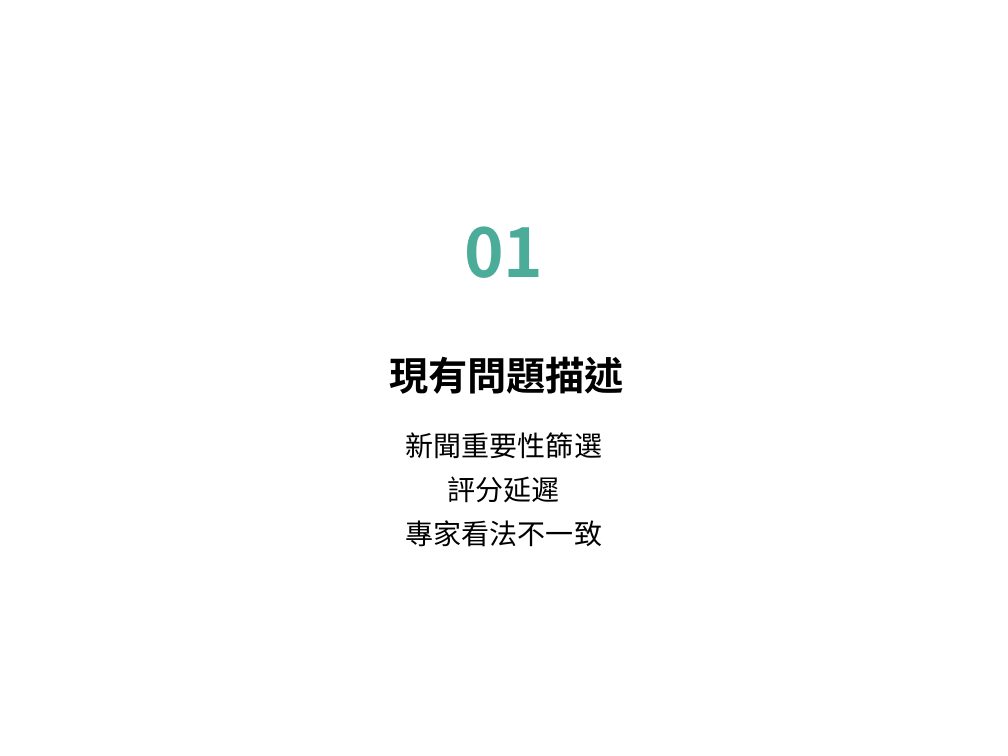
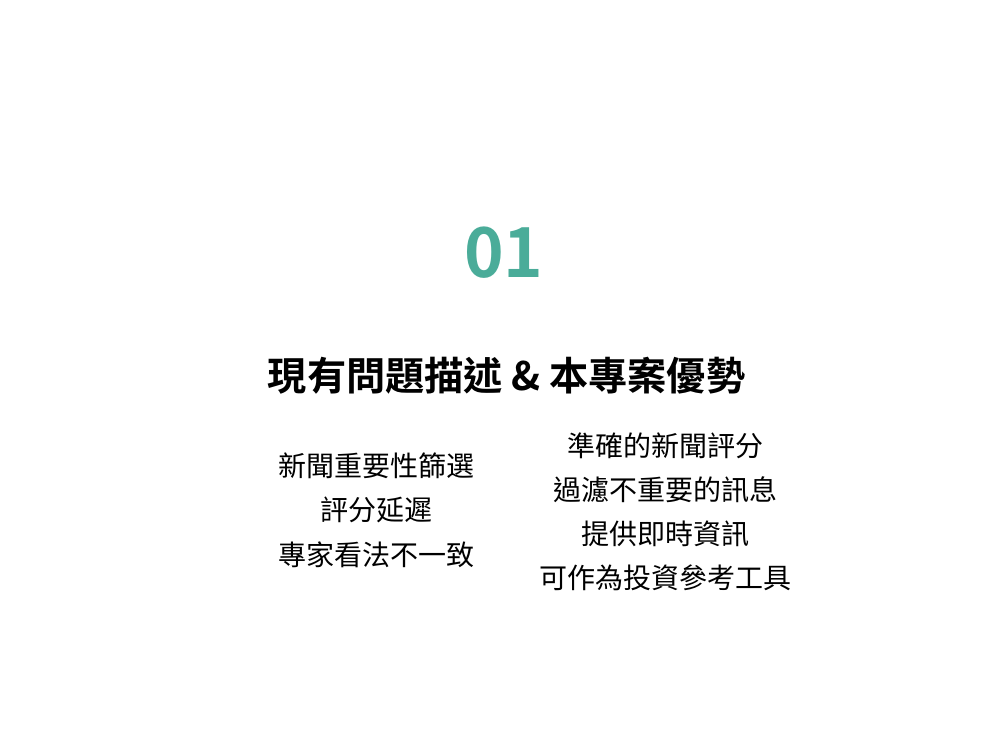
Before and after one commit to p314008dsa/Text-mining, a slide deck: slide 3 of 報告擋/Fintech.pptx. Drawn at 1008x756 pixels with LibreOffice and Linux fonts; fonts in the diff are those of the drawing. Boxes give left, top, right and bottom in pixels: in the first picture for what was removed or moved away, otherwise in the second. Text is boxed around its words. In the diff, an @@ line names an element or a change of style, - is before the commit and + after.

```diff
--- a/報告擋/Fintech.pptx
+++ b/報告擋/Fintech.pptx
@@ text at box(268, 356, 746, 394): text changed @@
-現有問題描述
+現有問題描述 & 本專案優勢
@@ text "新聞重要性篩選": place and size @@
-text "新聞重要性篩選" at box(406, 432, 602, 547)
+text "新聞重要性篩選" at box(279, 452, 475, 568)
@@ text added at box(539, 432, 791, 591), 20 pt, text #000000 @@
+準確的新聞評分
+過濾不重要的訊息
+提供即時資訊
+可作為投資參考工具
```
Also in this commit, not shown: 23 other slides changed, 2 other files.
